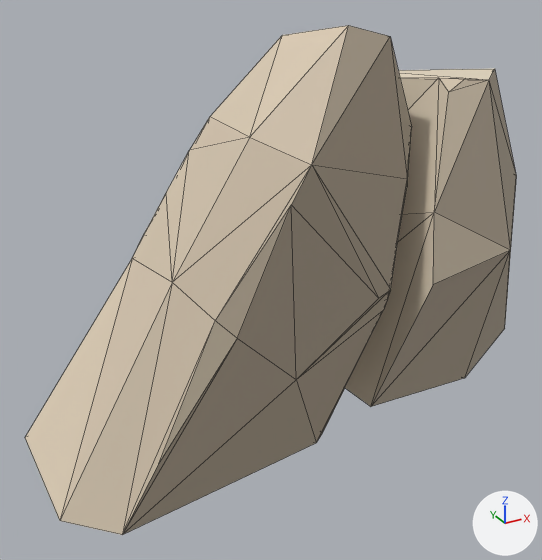
One commit to the glTF model assets/models/mapa/roca/rock_sand_01c.glb: the scene before it, then after it.
Before and after are seen from a camera (50 mm lens) standing at (-9.93, -16.14, 11.54) and looking at (-1.11, -0.11, 3.52). Arrows for +X, +Y and +Z are at lower right; the lights stay in place. The first picture is the older version. Mesh edges are drawn as thin lines. Vertices at exactly the same position are counted once.

The first picture shows 'mapa.roca.env_rock_sand_01c'.
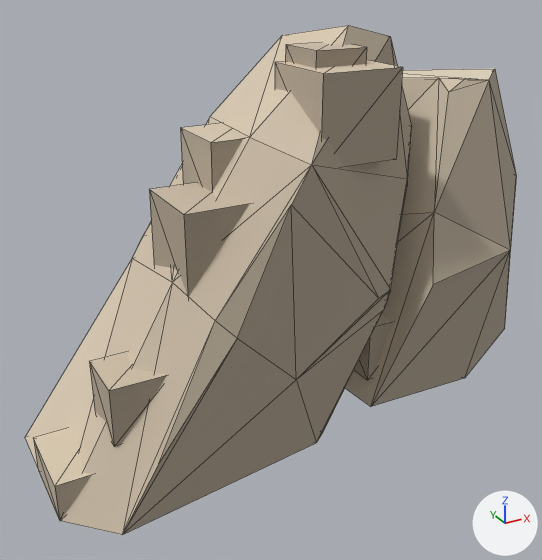
Pixel boxes [x1, y1, x2, y2] of what changed, in the pictures (542 x 560 px):
part 1 of me_mapa_roca_env_rock_sand_01c, added (brown)
    after: [285, 42, 367, 68]
part 2 of me_mapa_roca_env_rock_sand_01c, added (beige)
    after: [33, 428, 92, 521]
part 3 of me_mapa_roca_env_rock_sand_01c, added (beige)
    after: [89, 352, 167, 447]
part 4 of me_mapa_roca_env_rock_sand_01c, added (brown)
    after: [149, 182, 250, 297]
part 5 of me_mapa_roca_env_rock_sand_01c, added (brown)
    after: [354, 316, 392, 380]
part 6 of me_mapa_roca_env_rock_sand_01c, added (beige)
    after: [180, 123, 244, 192]
part 7 of me_mapa_roca_env_rock_sand_01c, added (brown)
    after: [275, 61, 403, 167]

Diff of the bpy script that builds the scene:
```diff
--- a/assets/models/mapa/roca/rock_sand_01c.glb.py
+++ b/assets/models/mapa/roca/rock_sand_01c.glb.py
@@ me_mapa_roca_env_rock_sand_01c @@
 # used by ob_mapa_roca_env_rock_sand_01c; location = (0.0, 0.0, 0.0)
-me_mapa_roca_env_rock_sand_01c.from_pydata(...)  # 63 vertices, 118 faces; spans x -7.7..7.7, y -3.5..3.5, z 0.0..9.9
+me_mapa_roca_env_rock_sand_01c.from_pydata(...)  # 119 vertices, 202 faces; spans x -7.7..7.7, y -3.5..3.5, z 0.0..9.9
+# me_mapa_roca_env_rock_sand_01c part 1: a new loose piece, a box spanning x -0.8..0.6, y -1.5..-0.2, z 8.2..9.5, in mat_facetado
+# me_mapa_roca_env_rock_sand_01c part 2: a new loose piece, a box spanning x -7.71..-6.09, y -2.43..-0.42, z 0.0..0.96, in mat_facetado
+# me_mapa_roca_env_rock_sand_01c part 3: a new loose piece, a box spanning x -6.4..-4.9, y -2.6..-1.1, z 1.6..3.0, in mat_facetado
+# me_mapa_roca_env_rock_sand_01c part 4: a new loose piece, a box spanning x -4.3..-2.2, y -2.1..0.0, z 4.4..6.4, in mat_facetado
+# me_mapa_roca_env_rock_sand_01c part 5: a new loose piece, a box spanning x 1.0..2.6, y -1.8..-0.1, z 0.7..2.3, in mat_facetado
+# me_mapa_roca_env_rock_sand_01c part 6: a new loose piece, a box spanning x -3.1..-1.3, y -0.9..0.9, z 5.9..7.6, in mat_facetado
+# me_mapa_roca_env_rock_sand_01c part 7: a new loose piece, a box spanning x -1.1..1.0, y -2.3..-0.2, z 7.0..9.1, in mat_facetado
 me_mapa_roca_env_rock_sand_01c.materials.append(mat_facetado)
```
